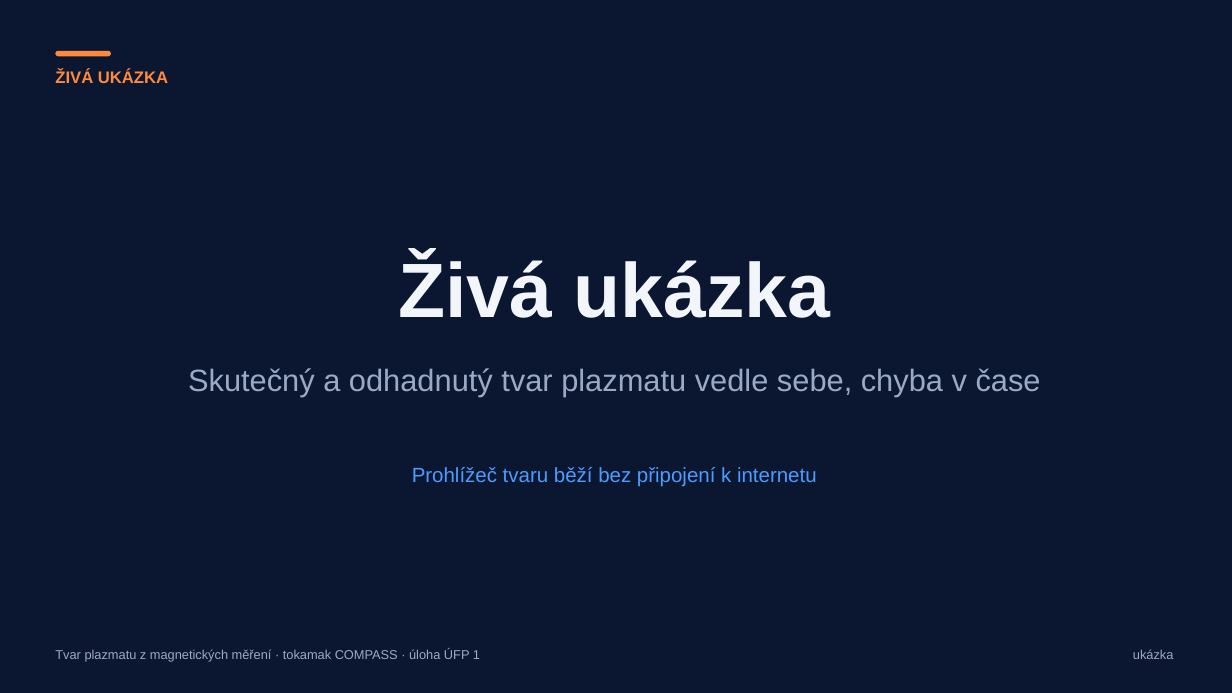
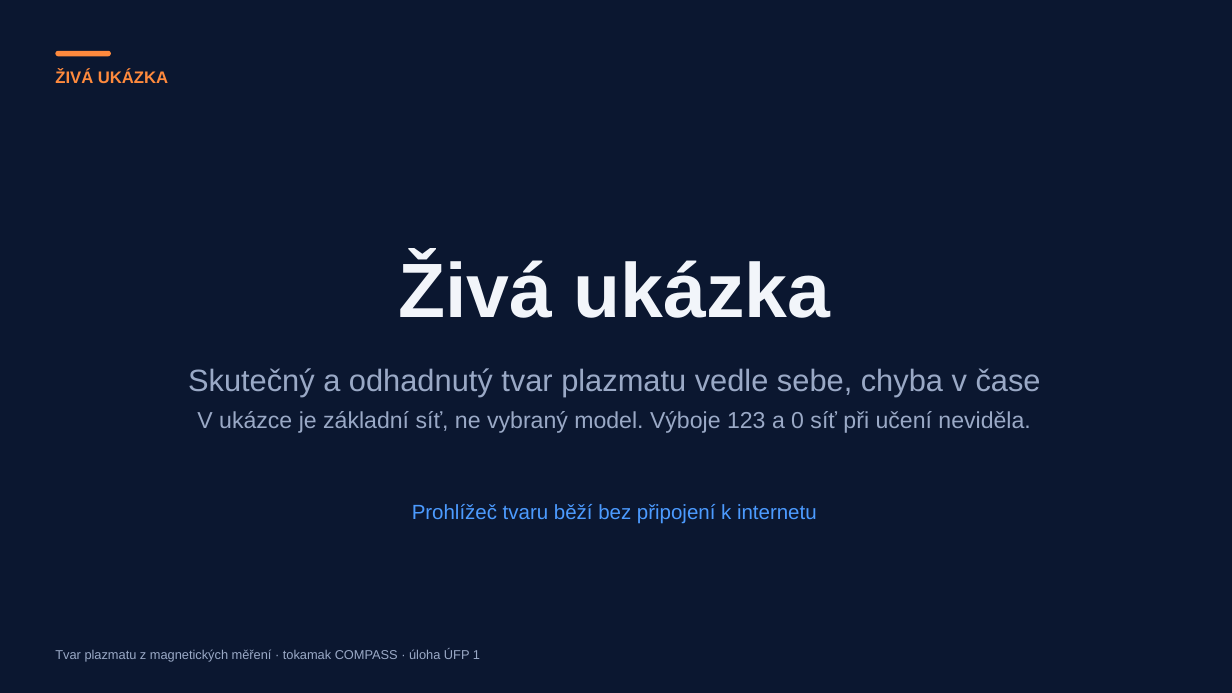
Before and after one commit to mschiller890/hackathon, a slide deck: slide 9 of presentation/deck/slides.pptx. Drawn at 1232x693 pixels with LibreOffice and Linux fonts; fonts in the diff are those of the drawing. Boxes give left, top, right and bottom in pixels: in the first picture for what was removed or moved away, otherwise in the second. Text is boxed around its words. In the diff, an @@ line names an element or a change of style, - is before the commit and + after.

```diff
--- a/presentation/deck/slides.pptx
+++ b/presentation/deck/slides.pptx
@@ text at (197, 411, 1030, 433): paragraph added @@
+V ukázce je základní síť, ne vybraný model. Výboje 123 a 0 síť při učení neviděla.
@@ text "Prohlížeč tvaru běží bez připojení ...": place and size @@
-text "Prohlížeč tvaru běží bez připojení ..." at (412, 467, 817, 487)
+text "Prohlížeč tvaru běží bez připojení ..." at (412, 504, 817, 524)
@@ text removed at (1133, 649, 1174, 659) @@
-ukázka
```
Also in this commit, not shown: 13 other slides changed, 1 other file.
